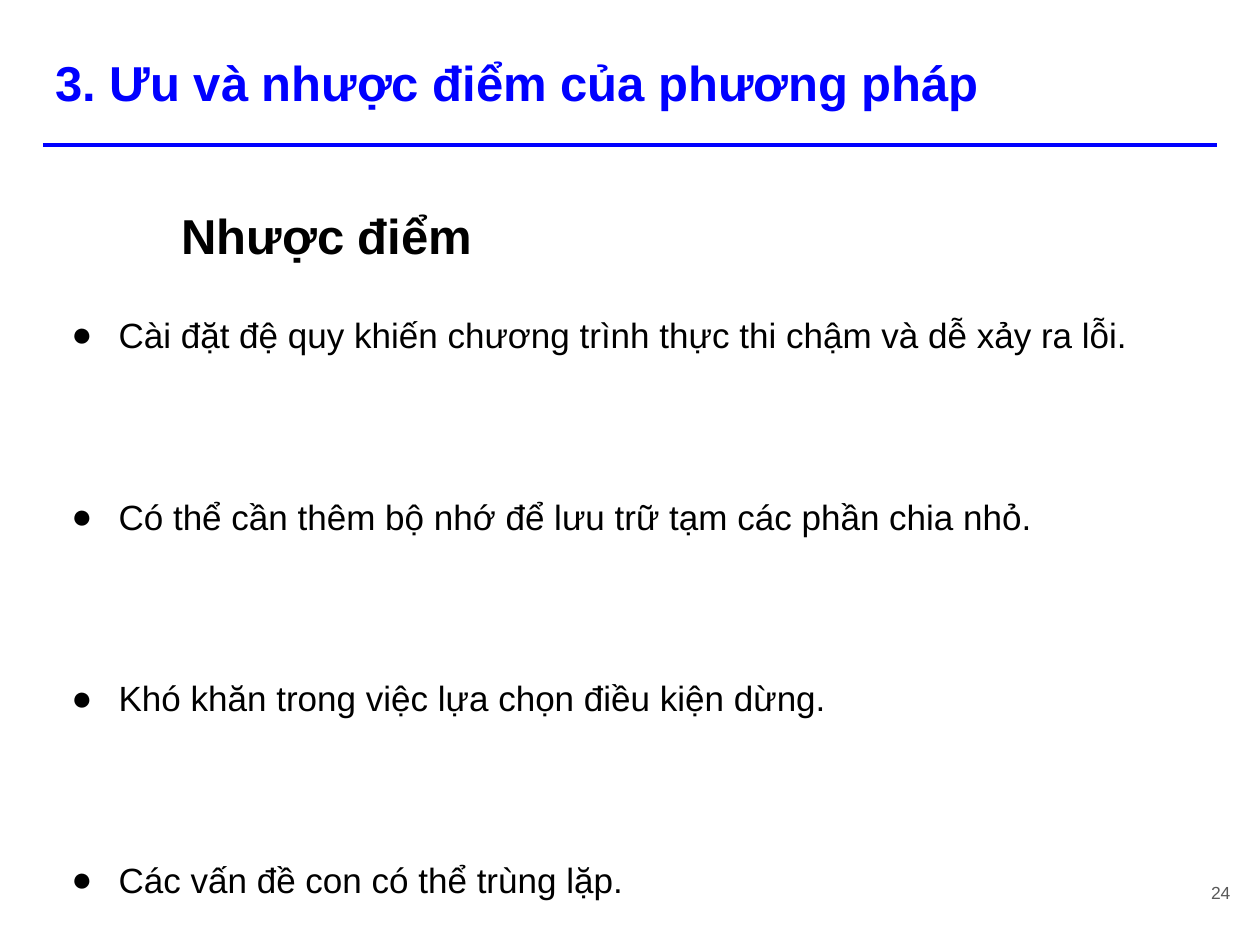
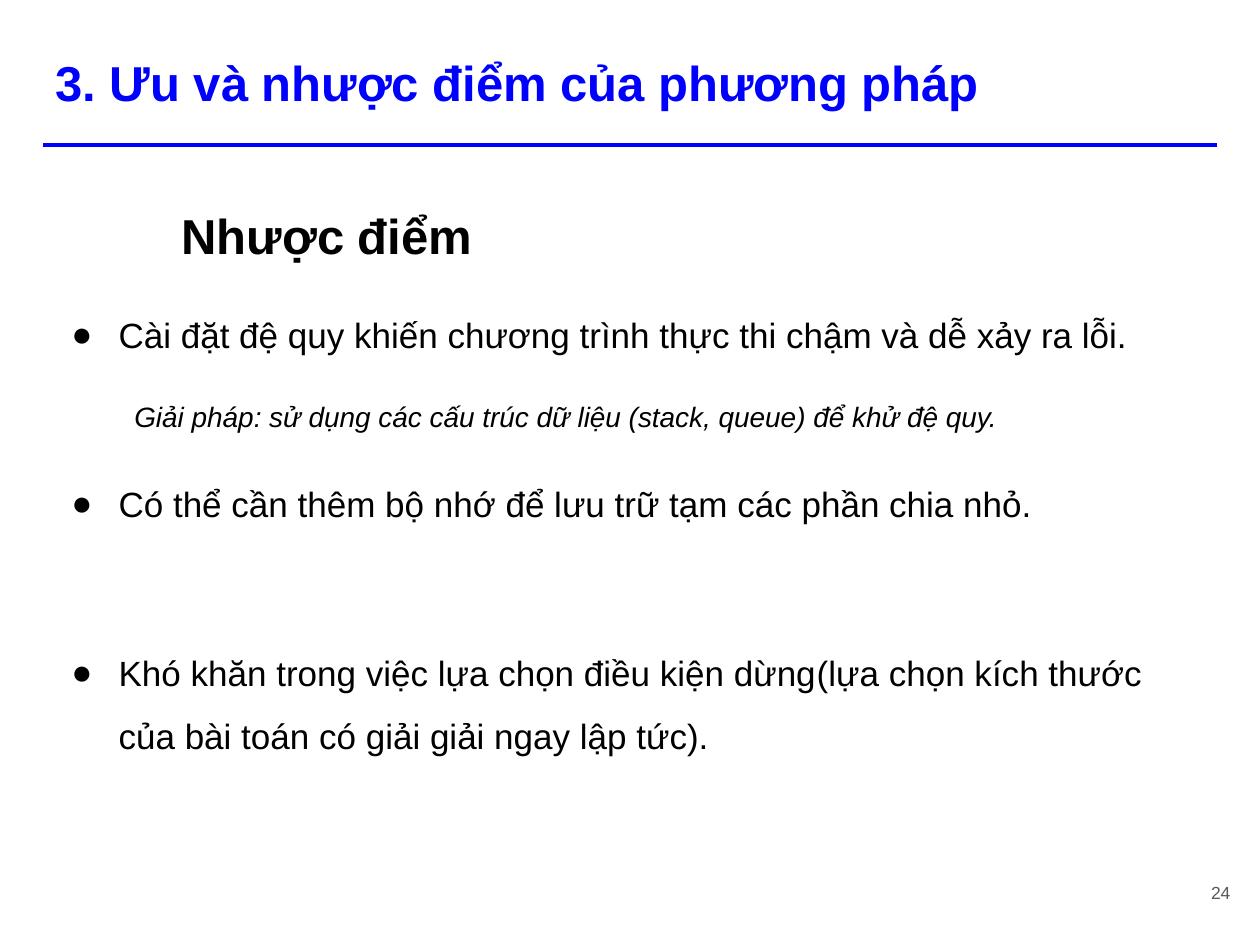
Before and after one commit to tiennvcs/CS112.L11.KHTN-DesignAnalysisAlgorithm, a slide deck: slide 24 of Seminar/[Seminar] Divide and Conquer.pptx. Drawn at 1260x945 pixels with LibreOffice and Linux fonts; fonts in the diff are those of the drawing. Boxes give left, top, right and bottom in pixels: in the first picture for what was removed or moved away, otherwise in the second. Text is boxed around its words. In the diff, an @@ line names an element or a change of style, - is before the commit and + after.

```diff
--- a/Seminar/[Seminar] Divide and Conquer.pptx
+++ b/Seminar/[Seminar] Divide and Conquer.pptx
@@ text at (134, 405, 997, 432): paragraph added @@
+  Giải pháp: sử dụng các cấu trúc dữ liệu (stack, queue) để khử đệ quy.
@@ text at (119, 659, 1141, 756): text changed @@
-● Khó khăn trong việc lựa chọn điều kiện dừng.
-● Các vấn đề con có thể trùng lặp.
+● Khó khăn trong việc lựa chọn điều kiện dừng(lựa chọn kích thước của bài toán có giải giải ngay lập tức).
```
Also in this commit, not shown: 2 other slides changed, 1 other file.
